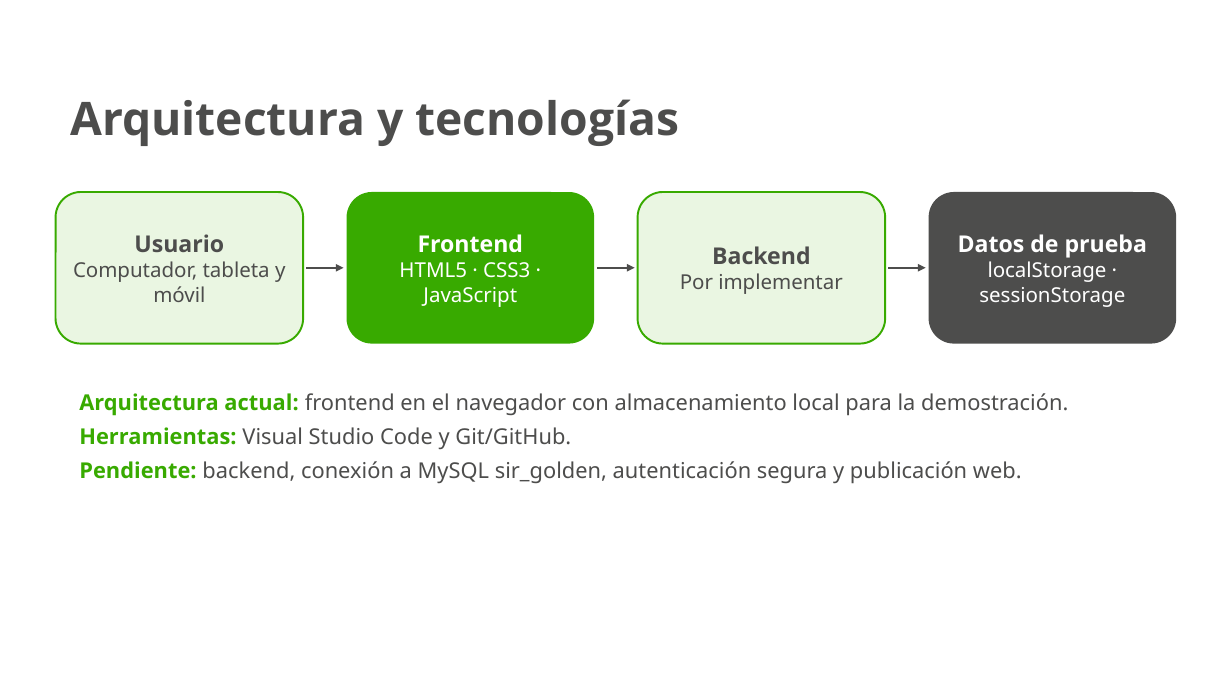
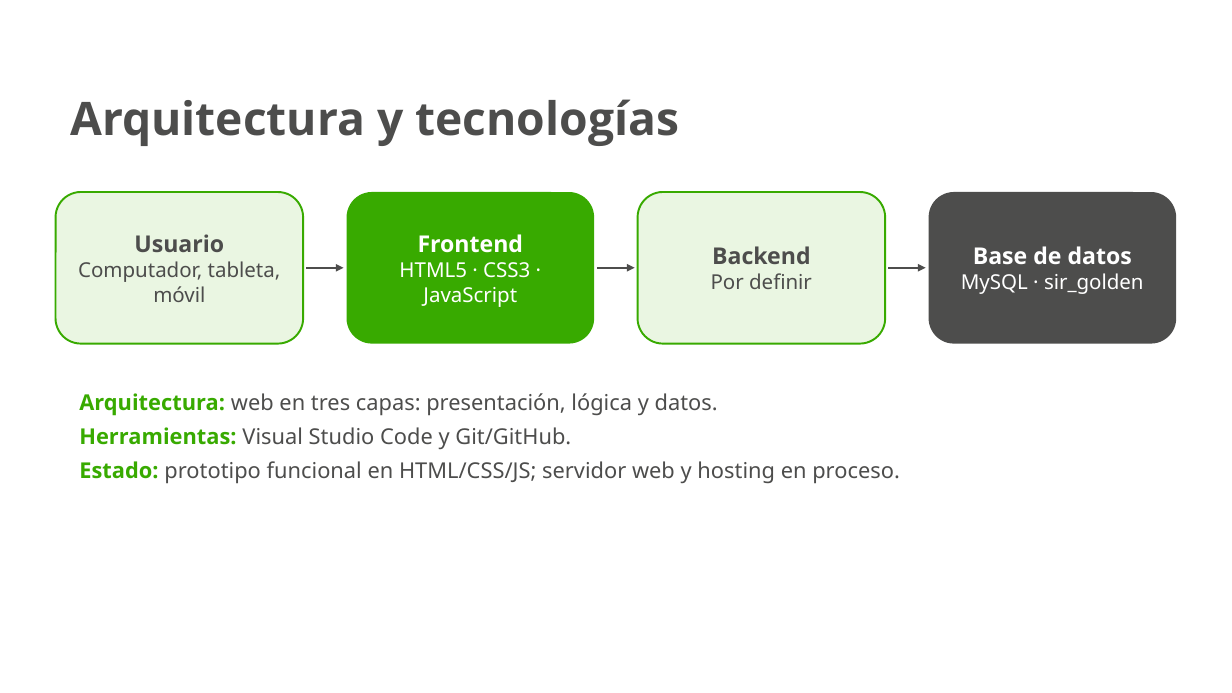
Before and after one commit to JesusArturoRincon21/Proyecto-Sena, a slide deck: slide 6 of docs/presentacion/Yesids_Treasure_Pitch.pptx (slide 7 before the commit). Drawn at 1232x693 pixels with LibreOffice and Linux fonts; fonts in the diff are those of the drawing; background and template pictures are left out. Boxes give left, top, right and bottom in pixels: in the first picture for what was removed or moved away, otherwise in the second. Text is boxed around its words. In the diff, an @@ line names an element or a change of style, - is before the commit and + after.

```diff
--- a/docs/presentacion/Yesids_Treasure_Pitch.pptx
+++ b/docs/presentacion/Yesids_Treasure_Pitch.pptx
@@ text in rounded rectangle at [78,261,281,302]: text changed @@
-Computador, tableta y móvil
+Computador, tableta, móvil
@@ text in rounded rectangle at [961,246,1144,294]: text changed @@
-Datos de prueba
-localStorage · sessionStorage
+Base de datos
+MySQL · sir_golden
@@ text in rounded rectangle at [711,273,812,289]: text changed @@
-Por implementar
+Por definir
@@ text at [79,393,718,416]: text changed @@
-Arquitectura actual: frontend en el navegador con almacenamiento local para la demostración.
+Arquitectura: web en tres capas: presentación, lógica y datos.
@@ text at [79,461,900,484]: text changed @@
-Pendiente: backend, conexión a MySQL sir_golden, autenticación segura y publicación web.
+Estado: prototipo funcional en HTML/CSS/JS; servidor web y hosting en proceso.
```
Also in this commit, not shown: 10 other slides changed, 1 slide added, 1 slide removed, 9 other files.
